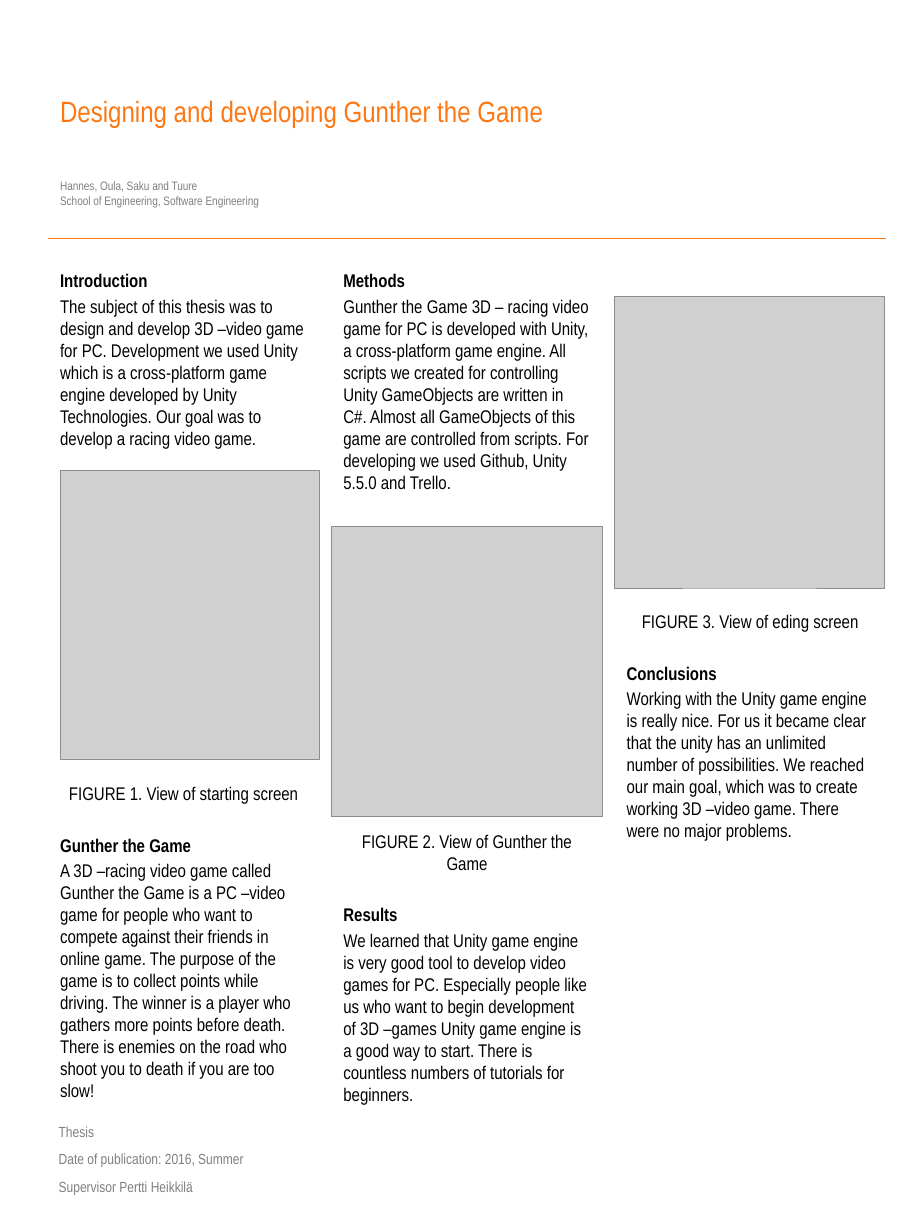
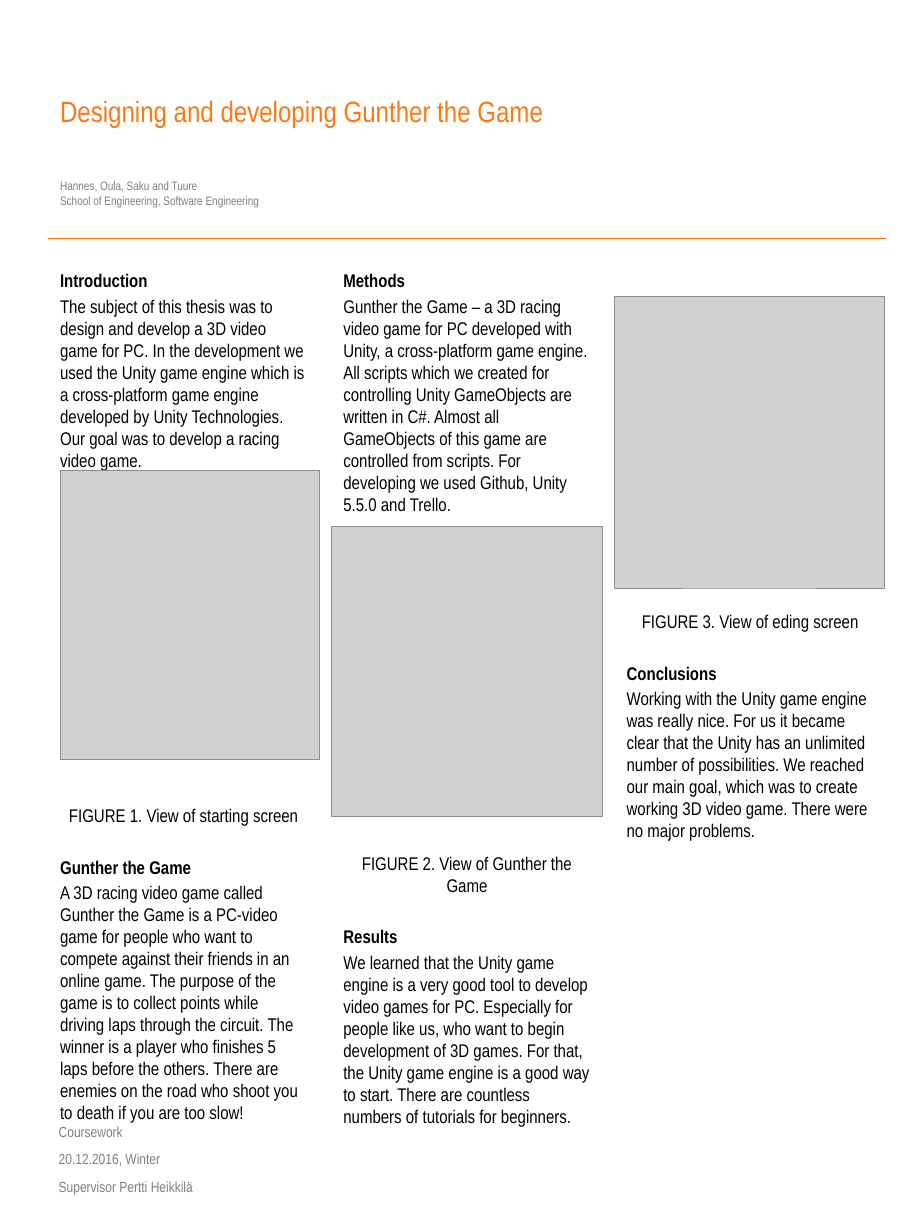
Before and after one commit to Remuloqt/Unity-Projekti, a slide deck: slide 1 of Documents/POSTERI.pptx. Drawn at 924x1232 pixels with LibreOffice and Linux fonts; fonts in the diff are those of the drawing; grey boxes stand for pictures; background and template pictures are left out. Boxes give left, top, right and bottom in pixels: in the first picture for what was removed or moved away, otherwise in the second. Text is boxed around its words. In the diff, an @@ line names an element or a change of style, - is before the commit and + after.

Commit message:
:writing_hand: Fixed the grammar mistakes in english in the poster as well. :ok_hand:

```diff
--- a/Documents/POSTERI.pptx
+++ b/Documents/POSTERI.pptx
@@ text at (60,299,305,471): text changed @@
-The subject of this thesis was to design and develop 3D –video game for PC. Development we used Unity which is a cross-platform game engine developed by Unity Technologies. Our goal was to develop a racing video game.
+The subject of this thesis was to design and develop a 3D video game for PC. In the development we used the Unity game engine which is a cross-platform game engine developed by Unity Technologies. Our goal was to develop a racing video game.
@@ text at (343,299,587,511): text changed @@
-Gunther the Game 3D – racing video game for PC is developed with Unity, a cross-platform game engine. All scripts we created for controlling Unity GameObjects are written in C#. Almost all GameObjects of this game are controlled from scripts. For developing we used Github, Unity 5.5.0 and Trello.
+Gunther the Game – a 3D racing video game for PC developed with Unity, a cross-platform game engine. All scripts which we created for controlling Unity GameObjects are written in C#. Almost all GameObjects of this game are controlled from scripts. For developing we used Github, Unity 5.5.0 and Trello.
@@ text at (627,691,868,841): text changed @@
-Working with the Unity game engine is really nice. For us it became clear that the unity has an unlimited number of possibilities. We reached our main goal, which was to create working 3D –video game. There were no major problems.
+Working with the Unity game engine was really nice. For us it became clear that the Unity has an unlimited number of possibilities. We reached our main goal, which was to create working 3D video game. There were no major problems.
@@ text at (60,885,298,1123): text changed @@
-A 3D –racing video game called Gunther the Game is a PC –video game for people who want to compete against their friends in online game. The purpose of the game is to collect points while driving. The winner is a player who gathers more points before death. There is enemies on the road who shoot you to death if you are too slow!
+A 3D racing video game called Gunther the Game is a PC-video game for people who want to compete against their friends in an online game. The purpose of the game is to collect points while driving laps through the circuit. The winner is a player who finishes 5 laps before the others. There are enemies on the road who shoot you to death if you are too slow!
@@ text at (343,955,590,1101): text changed @@
-We learned that Unity game engine is very good tool to develop video games for PC. Especially people like us who want to begin development of 3D –games Unity game engine is a good way to start. There is countless numbers of tutorials for beginners.
+We learned that the Unity game engine is a very good tool to develop video games for PC. Especially for people like us, who want to begin development of 3D games. For that, the Unity game engine is a good way to start. There are countless numbers of tutorials for beginners.
@@ text at (59,1126,123,1137): text changed @@
-Thesis
+Coursework
@@ text at (59,1153,160,1166): text changed @@
-Date of publication: 2016, Summer
+20.12.2016, Winter
```
